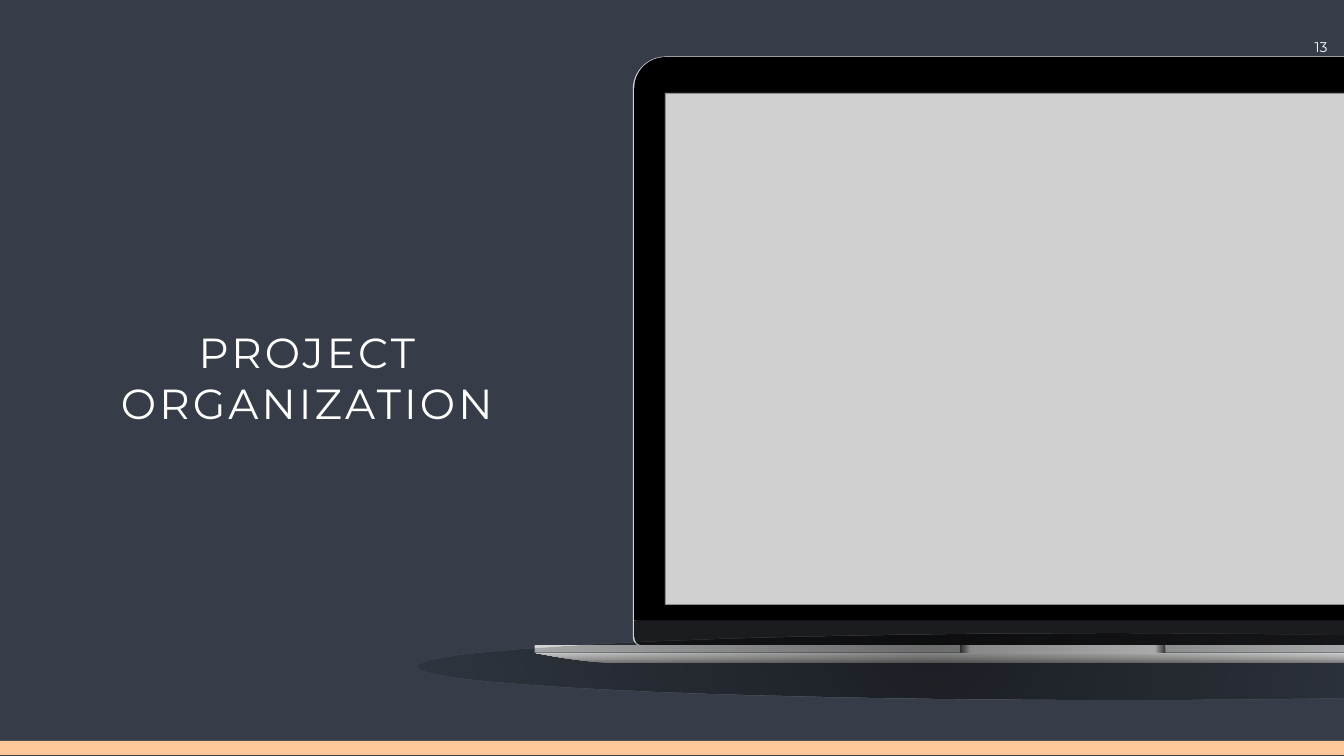
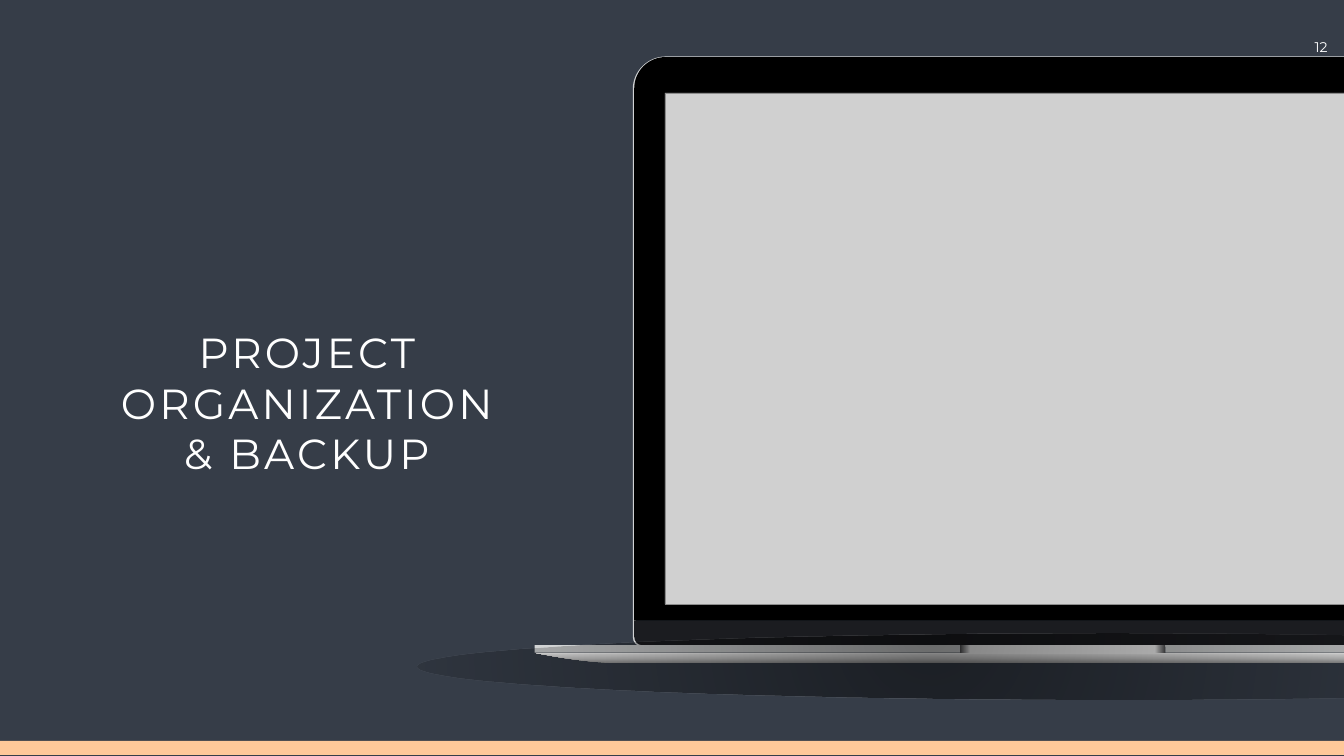
Before and after one commit to Center-for-Health-Data-Science/Just-Bash-It, a slide deck: slide 12 of Commandline_Workshop.pptx (slide 13 before the commit). Drawn at 1344x756 pixels with LibreOffice and Linux fonts; fonts in the diff are those of the drawing; grey boxes stand for pictures. Boxes give left, top, right and bottom in pixels: in the first picture for what was removed or moved away, otherwise in the second. Text is boxed around its words. In the diff, an @@ line names an element or a change of style, - is before the commit and + after.

Commit message:
slides on backup

```diff
--- a/Commandline_Workshop.pptx
+++ b/Commandline_Workshop.pptx
@@ page number at (1315,42,1328,52): text changed @@
-13
+12
@@ text at (229,439,429,470): paragraph added @@
+& BACKUP
```
Also in this commit, not shown: 5 other slides changed, 13 slides added, 2 slides removed.
